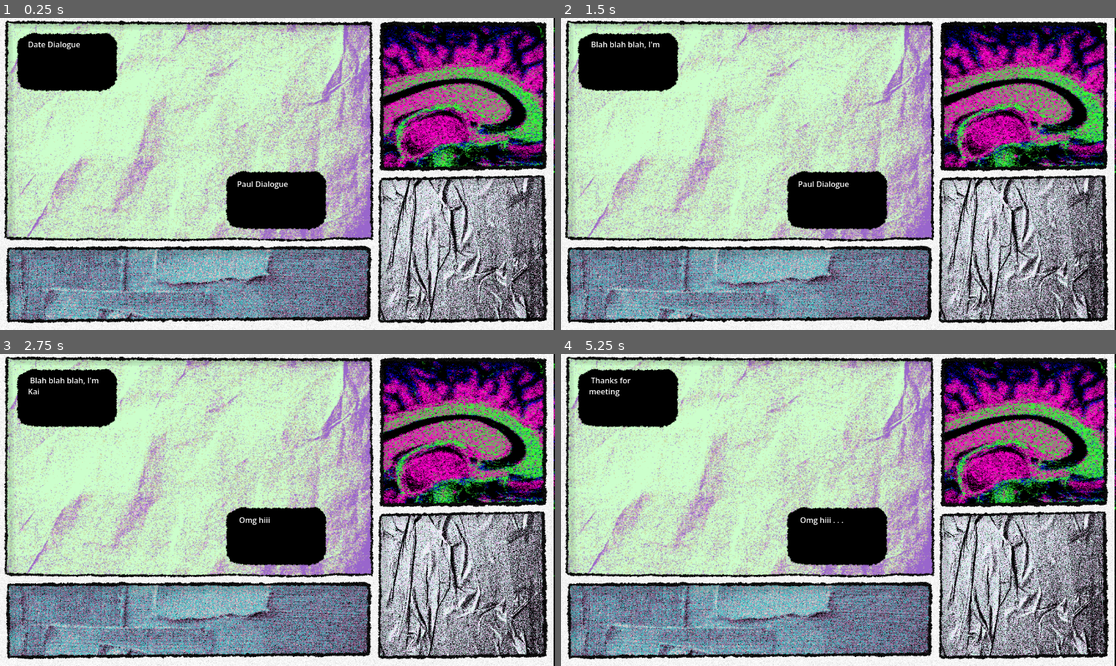
Above: before the commit, frames 1-4 (two rows, left to right).
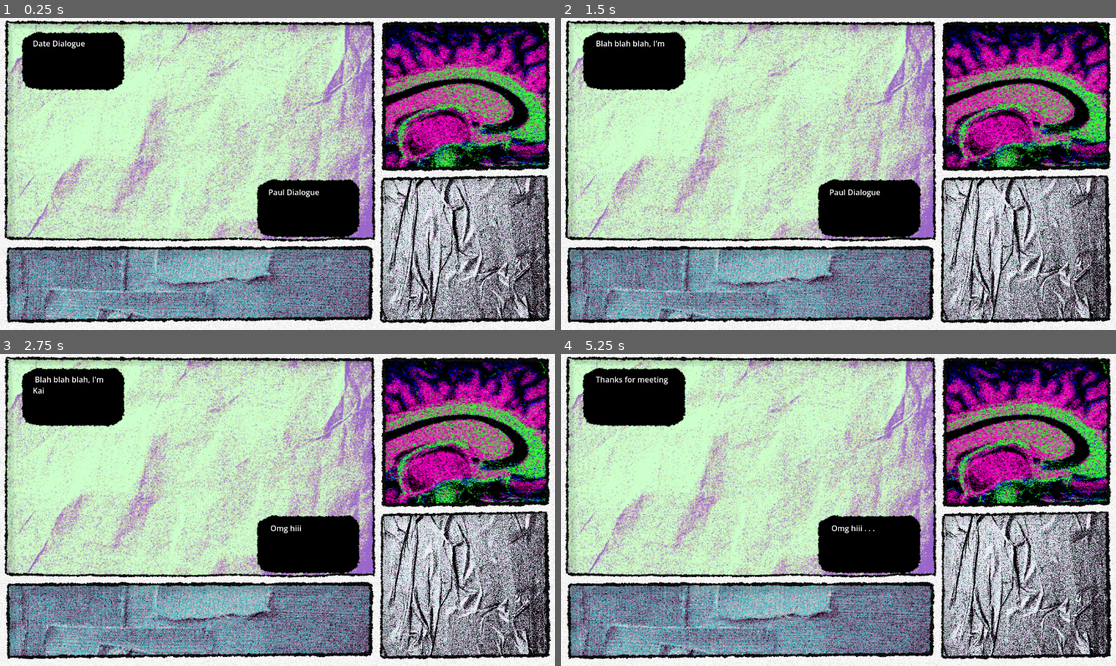
Above: after the commit, the same moments.

Repository: Chas-w/101_Lesbian_Dates
Game: Godot game, scene res://Issues/Issue_001.tscn
Same seed, same stepped clock (60 frames per second), same inputs: the game is played once before the commit and once after it. This scene is started directly instead of the project's main scene. The engine's default icon, where the game draws it, is replaced by a stand-in: a white triangle on a blue panel in a dark square.
Inputs:
- Up to frame 1 (0.25 s): no input
- Up to frame 2 (1.5 s): tap Enter (Enter) at 0.5, 0.6, 1.35 s
- Up to frame 3 (2.75 s): click "Hi!" at 2 s
- Up to frame 4 (5.25 s): tap Enter (Enter) every 0.75 s from 2.85 to 5.1 s

The runs differ from the first frame. In frame 1, 51% of the frame differs, in the area x 0-100%, y 0-100%; in frame 2, 50%; in frame 3, 50%; in frame 4, 51%.

Commit message:
Update Issue_001.tscn

Diff:
--- a/Issues/Issue_001.tscn
+++ b/Issues/Issue_001.tscn
@@ -51,8 +51,8 @@
 
 [node name="Border Sprite" type="Sprite2D" parent="CanvasLayer" unique_id=2001516106]
 material = SubResource("ShaderMaterial_ykgsn")
-position = Vector2(574.00006, 323)
-scale = Vector2(0.5989584, 0.6018518)
+position = Vector2(577.00006, 323)
+scale = Vector2(0.6020833, 0.6018518)
 texture = ExtResource("3_pw7vx")
 
 [node name="Border Shadow Sprite" type="Sprite2D" parent="CanvasLayer/Border Sprite" unique_id=920489325]
@@ -63,9 +63,9 @@
 [node name="Background Sprite" type="Sprite2D" parent="CanvasLayer" unique_id=1775850454]
 z_index = -4
 material = SubResource("ShaderMaterial_c5erv")
-position = Vector2(389.76538, 236.17343)
+position = Vector2(391.47296, 236.17343)
 rotation = -1.5707964
-scale = Vector2(1.2455077, 1.1636692)
+scale = Vector2(1.2455077, 1.1688673)
 texture = ExtResource("7_c5erv")
 
 [node name="Inventory Background" type="Sprite2D" parent="CanvasLayer/Background Sprite" unique_id=1082272488]
@@ -250,14 +250,13 @@
 custom_minimum_size = Vector2(128, 128)
 layout_mode = 1
 anchors_preset = -1
-anchor_left = -0.29500002
-anchor_top = -0.80700004
-anchor_right = 0.68100005
-anchor_bottom = 1.1620001
-offset_left = -0.034194946
-offset_top = -0.0012321472
-offset_right = -0.060440063
-offset_bottom = 0.030784607
+anchor_top = -0.52500004
+anchor_right = 1.0
+anchor_bottom = 1.5250001
+offset_top = 0.013298035
+offset_bottom = -0.013298035
+grow_horizontal = 2
+grow_vertical = 2
 theme = ExtResource("8_h8gaa")
 
 [node name="RichTextLabel" type="RichTextLabel" parent="CanvasLayer/Everything/Game/Dialogue Control/Paul/Panel" unique_id=516117115]
@@ -293,14 +292,13 @@
 custom_minimum_size = Vector2(128, 128)
 layout_mode = 1
 anchors_preset = -1
-anchor_left = -0.046000004
-anchor_top = -0.49600002
-anchor_right = 0.93000007
-anchor_bottom = 1.473
-offset_left = 0.07118702
-offset_top = -0.012495041
-offset_right = 0.044891357
-offset_bottom = 0.01953125
+anchor_top = -0.528
+anchor_right = 1.0
+anchor_bottom = 1.5280001
+offset_top = 32.867474
+offset_bottom = -32.867477
+grow_horizontal = 2
+grow_vertical = 2
 theme = ExtResource("8_h8gaa")
 
 [node name="RichTextLabel" type="RichTextLabel" parent="CanvasLayer/Everything/Game/Dialogue Control/Date/Panel" unique_id=215208666]
